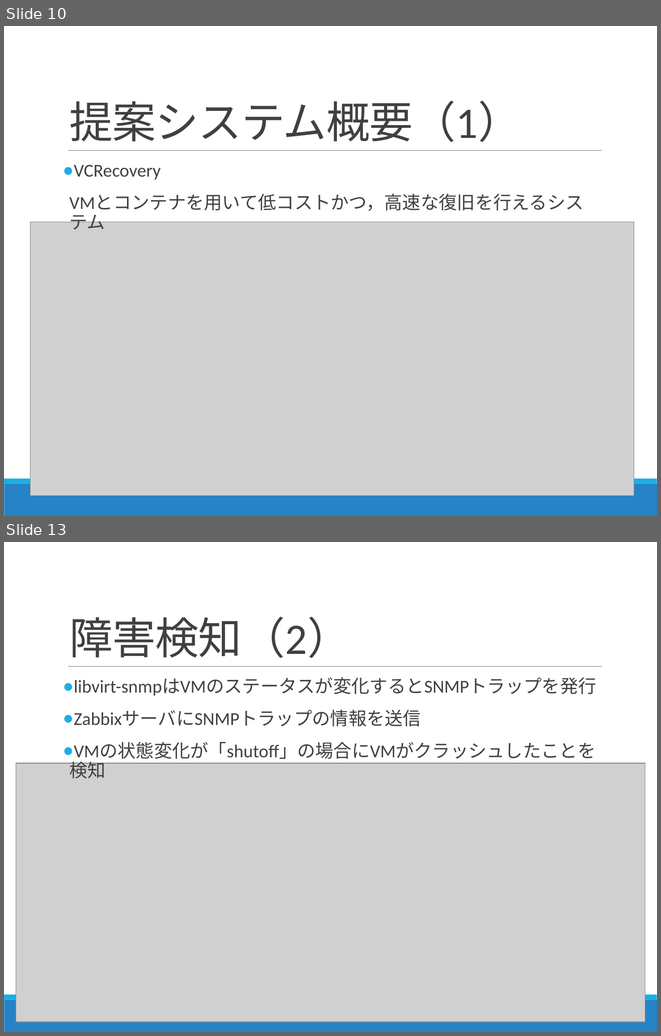
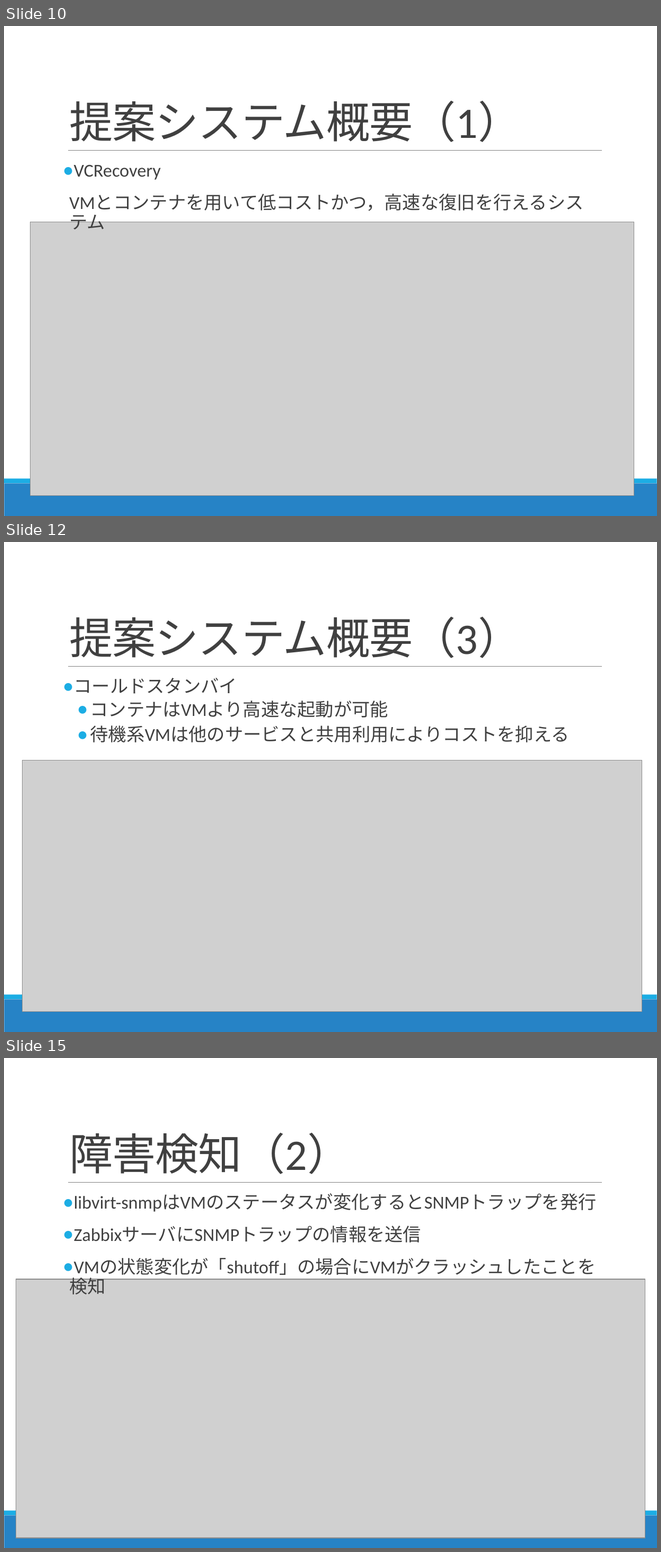
Before and after one commit to Kota0823/Document, a slide deck: 輪講2019-1_鈴木洸太.pptx. Shown one above the other, each under a label of ours: slides 10 and 13 before the commit, slides 10, 12 and 15 after it; the slides between them are not shown. The pictures are 661x1036 and 661x1552 pixels, drawn with LibreOffice and Linux fonts; fonts in the diff are those of the drawing; grey boxes stand for pictures. Boxes give left, top, right and bottom in pixels: in the first picture for what was removed or moved away, otherwise in the second. Text is boxed around its words. In the diff, an @@ line names an element or a change of style, - is before the commit and + after.

```diff
--- a/輪講2019-1_鈴木洸太.pptx
+++ b/輪講2019-1_鈴木洸太.pptx
@@ slide 12 added at bbox=[4, 542, 657, 1032], background #FFFFFF; not listed: 3 template elements that a slide beside it also shows @@
@@ title added at bbox=[69, 617, 521, 658], 48 pt, text #404040 @@
+提案システム概要（3）
@@ text added at bbox=[74, 678, 570, 742], 20 pt, text #404040 @@
+● コールドスタンバイ
+  ● コンテナはVMより高速な起動が可能
+  ● 待機系VMは他のサービスと共用利用によりコストを抑える
@@ picture added at bbox=[22, 760, 642, 1012] @@
@@ what was slide 13 is now slide 15 @@
```
Also in this commit, not shown: 6 slides changed, 10 other slides added, 1 other file.
